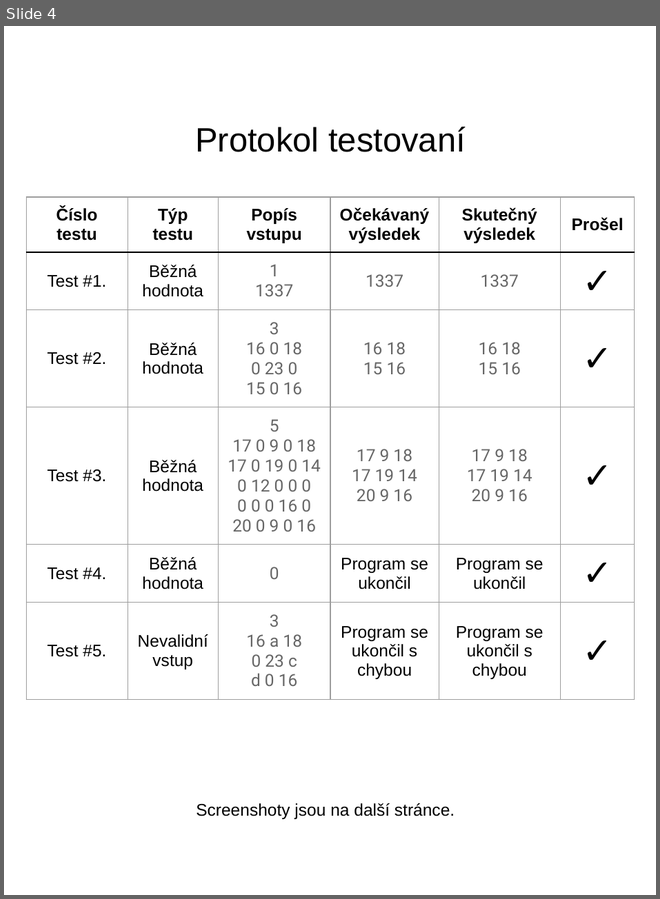
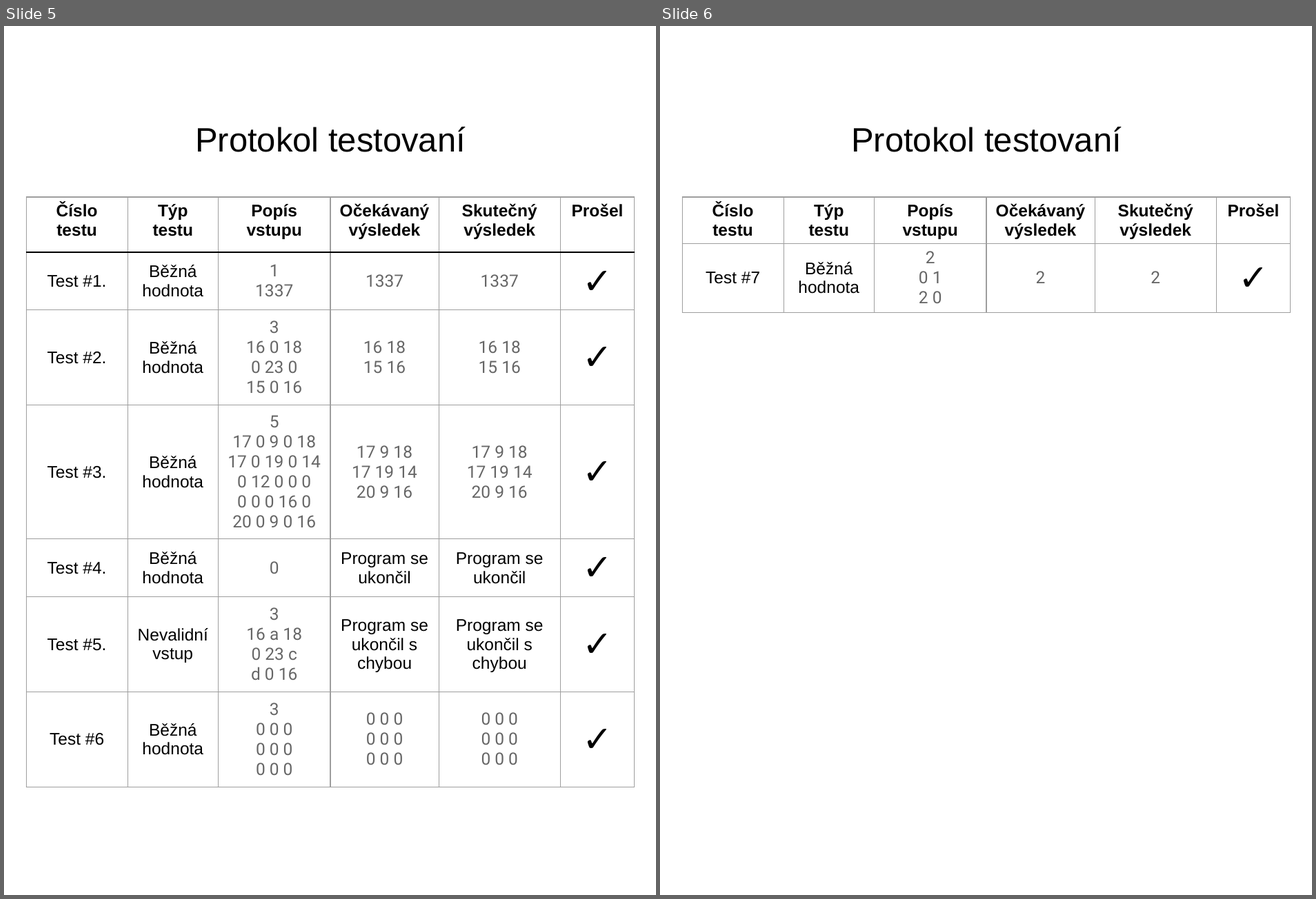
Before and after one commit to dreamscached/24SeminGSemestralProject, a slide deck: doc/src/24SeminGDokumentace.odp. Shown side by side, each under a label of ours: slide 4 before the commit, slides 5 and 6 after it. The pictures are 660x899 and 1316x899 pixels, drawn with LibreOffice and Linux fonts; fonts in the diff are those of the drawing. Boxes give left, top, right and bottom in pixels: in the first picture for what was removed or moved away, otherwise in the second. Text is boxed around its words. In the diff, an @@ line names an element or a change of style, - is before the commit and + after.

```diff
--- a/doc/src/24SeminGDokumentace.odp
+++ b/doc/src/24SeminGDokumentace.odp
@@ slide 6 added at (x1=660, y1=26, x2=1312, y2=895), background #FFFFFF @@
@@ text added at (x1=851, y1=127, x2=1122, y2=152), 28 pt, text #000000 @@
+Protokol testovaní
@@ table added at (x1=683, y1=197, x2=1291, y2=311), 2 rows, 6 columns @@
+Číslo testu | Týp testu | Popís vstupu | Očekávaný výsledek | Skutečný výsledek | Prošel
+Test #7 | Běžná hodnota | 2 / 0 1 / 2 0 | 2 | 2 | ✓
@@ what was slide 4 is now slide 5 @@
@@ slide 5 changed as well @@
@@ table at (x1=27, y1=197, x2=635, y2=788) @@
+row 7: Test #6 | Běžná hodnota | 3 / 0 0 0 0 0 0 0 0 0 | 0 0 0 0 0 0 0 0 0 | 0 0 0 0 0 0 0 0 0 | ✓
@@ text removed at (x1=196, y1=804, x2=455, y2=819) @@
-Screenshoty jsou na další stránce.
```
Also in this commit, not shown: 5 other slides changed, 2 other slides added, 1 other file.
